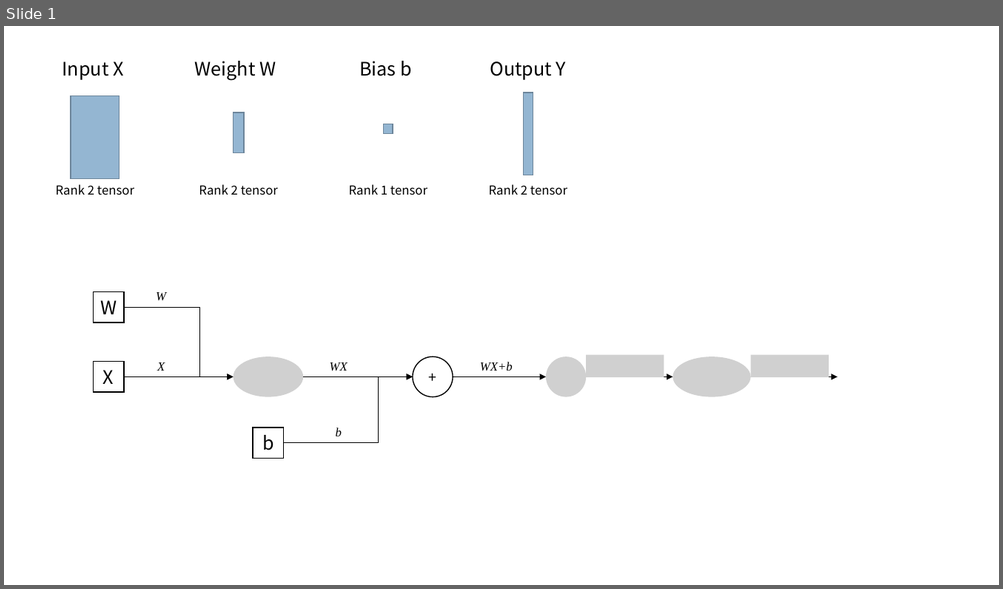
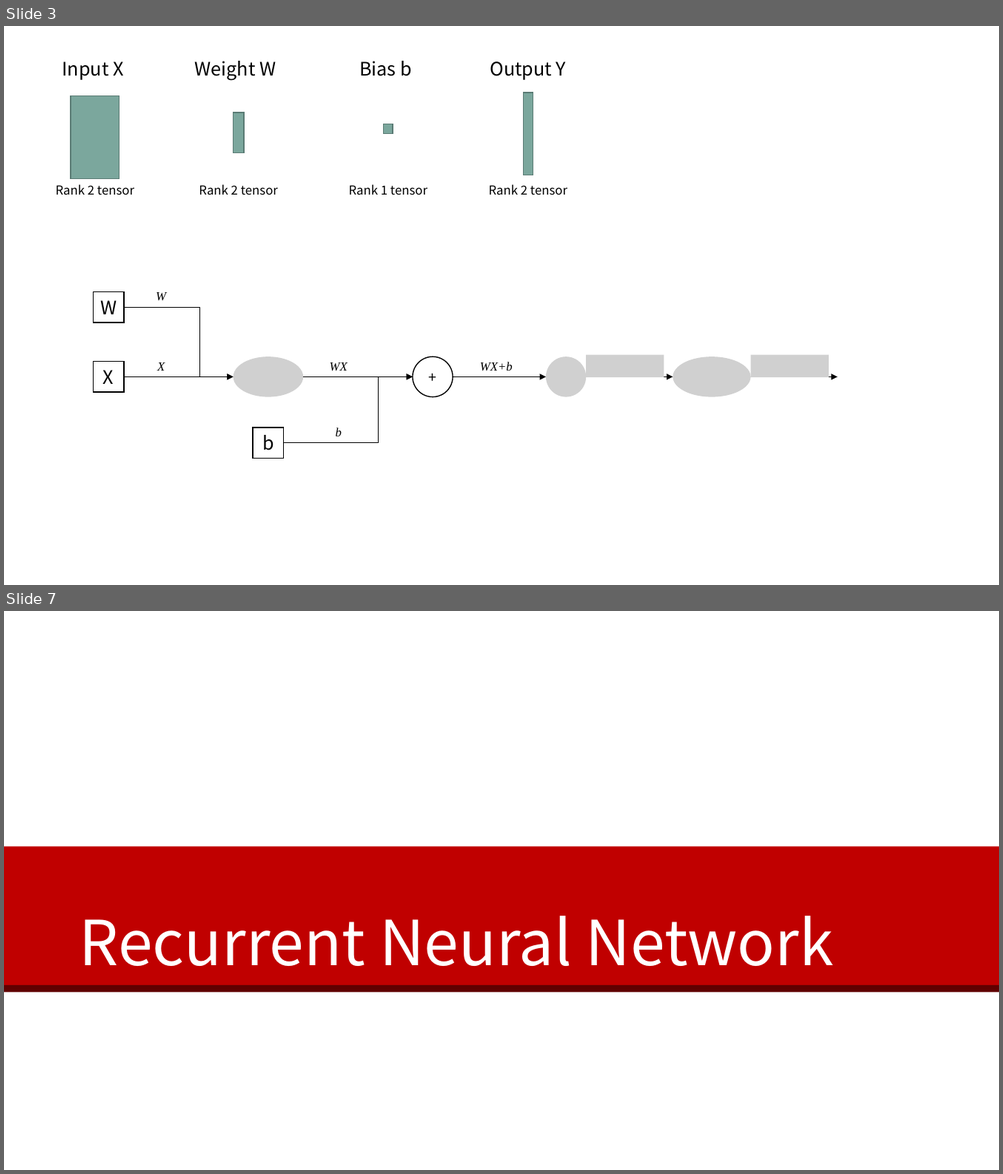
Before and after one commit to taeminlee/taeminlee.github.io_backupo, a slide deck: assets/figures.pptx. Shown one above the other, each under a label of ours: slide 1 before the commit, slides 3 and 7 after it; the slides between them are not shown. The pictures are 1003x589 and 1003x1174 pixels, drawn with LibreOffice and Linux fonts; fonts in the diff are those of the drawing; grey boxes stand for pictures. Boxes give left, top, right and bottom in pixels: in the first picture for what was removed or moved away, otherwise in the second. Text is boxed around its words. In the diff, an @@ line names an element or a change of style, - is before the commit and + after.

```diff
--- a/assets/figures.pptx
+++ b/assets/figures.pptx
@@ slide 7 added at [4,611,999,1170], background #FFFFFF @@
@@ rectangle added at [4,847,999,985], fill #C00000 @@
@@ title added at [79,916,834,966], 60 pt, text #FFFFFF @@
+Recurrent Neural Network
@@ rectangle added at [4,985,999,992], fill #600000 @@
@@ what was slide 1 is now slide 3 @@
@@ slide 3 changed as well @@
@@ fill #94B6D2 to #7BA79D; outline #6D879B 1 pt to #5B7C74 1 pt in 4 elements at [71,96,119,179], [233,113,244,153], [384,124,392,133], [523,93,533,175] @@
```
Also in this commit, not shown: 23 other slides added, 6 other files.
